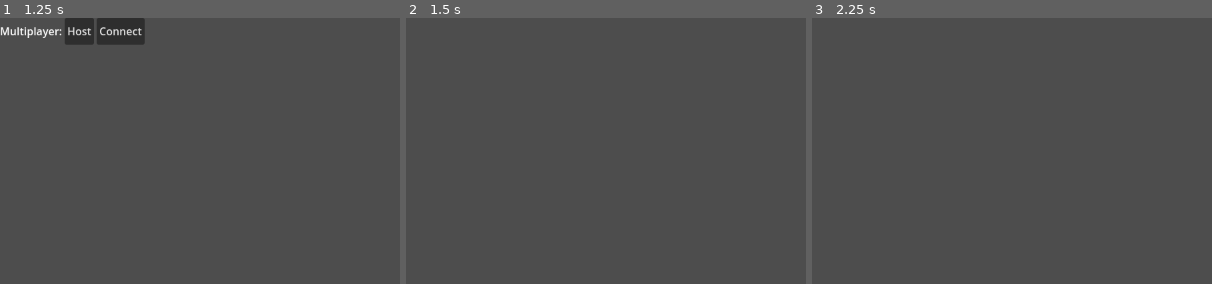
Above: before the commit, frames 1-3 (left to right).
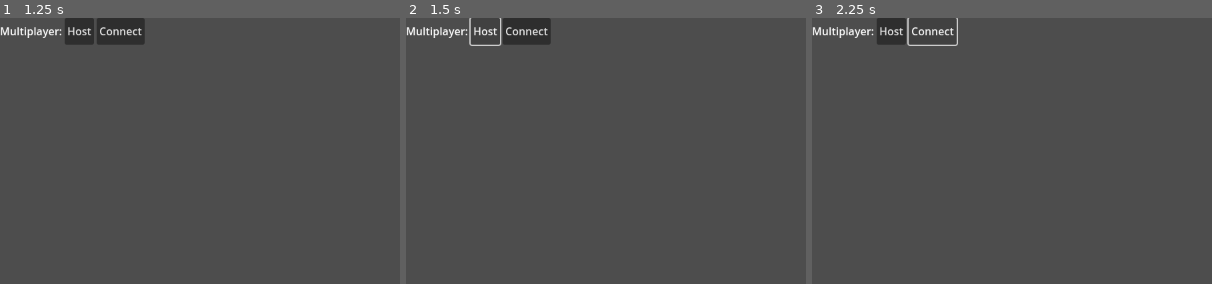
Above: after the commit, the same moments.

Repository: joemicmc/Survival
Game: Godot game, scene res://scenes/main.tscn
Two runs of this game, one before a commit and one after it. Both use one fixed random seed, a clock stepped at 60 frames per second and the inputs below.
Inputs (mouse positions are % of the whole screen's width and height, from its top left):
- Up to frame 1 (1.25 s): tap Enter at 0.5 s; hold Right (ui_right) from 0.53 s (still down)
- Up to frame 2 (1.5 s): release Right (ui_right) at 1.25 s; click "Host" at 1.25 s
- Up to frame 3 (2.25 s): click (15, 2) at 2 s, where only the run after the commit has a clickable "Connect"
The pictures show only the part of the screen within x 0-50%, y 0-50%; the shares and areas given below are measured in that part.

Frame 1 is identical in both runs. In frame 2, 1.6% of the frame differs, in the area x 0-36%, y 0-11%; in frame 3, 1.3%.

Commit message:
Tidied up some bits

Diff:
--- a/godot/entity/local_sync.gd
+++ /dev/null
@@ -1,2 +0,0 @@
-class_name LocalSync
-extends MultiplayerSynchronizer
--- /dev/null
+++ b/godot/entity/multiplayer_node.gd
@@ -0,0 +1,13 @@
+class_name MultiplayerNode
+extends Node
+
+func set_auth(id: int) -> void:
+	set_multiplayer_authority(id)
+
+func is_auth() -> bool:
+	if multiplayer.multiplayer_peer.get_connection_status() == MultiplayerPeer.CONNECTION_DISCONNECTED:
+		return false;
+	if is_multiplayer_authority():
+		return true
+	else:
+		return false
--- a/godot/entity/player.gd
+++ b/godot/entity/player.gd
@@ -1,5 +1,5 @@
 class_name Player
-extends Node
+extends MultiplayerNode
 
 const SPEED := 10.0
 
@@ -7,19 +7,27 @@
 @export var colour: Color
 
 @onready var sprite: Sprite2D = %Sprite2D
+@onready var camera: Camera2D = %Camera2D
+@onready var label: Label = %Label
 
-static func instance() -> Player:
-	return preload("res://entity/player.tscn").instantiate()
+static func instance(id: int) -> Player:
+	var player = preload("res://entity/player.tscn").instantiate()
+	player.name = str(id)
+	player.colour = Color(randf_range(0.25, 1), randf_range(0.25, 1), randf_range(0.25, 1))
+	return player
 
 func _enter_tree() -> void:
-	set_multiplayer_authority(name.to_int())
+	set_auth(name.to_int())
 
 func _ready() -> void:
 	sprite.modulate = colour
 	target_pos = sprite.position
+	if is_auth():
+		camera.make_current()
+		label.text = name
 
 func _process(delta: float) -> void:
-	if is_multiplayer_authority():
+	if is_auth():
 		var direction = Input.get_vector("ui_left", "ui_right", "ui_up", "ui_down")
 		if direction:
 			target_pos += direction * SPEED
--- a/godot/entity/player.tscn
+++ b/godot/entity/player.tscn
@@ -1,9 +1,8 @@
-[gd_scene load_steps=7 format=3 uid="uid://csuqnjmogevs5"]
+[gd_scene load_steps=6 format=3 uid="uid://bfxwax2ouvjxx"]
 
-[ext_resource type="Script" path="res://entity/player.gd" id="1_38uwd"]
+[ext_resource type="Script" path="res://entity/player.gd" id="1_ccgdw"]
 [ext_resource type="Texture2D" uid="uid://bol3njkjydtce" path="res://icon.svg" id="2_lv7je"]
 [ext_resource type="Script" path="res://entity/server_sync.gd" id="2_t1q7h"]
-[ext_resource type="Script" path="res://entity/local_sync.gd" id="3_0ukek"]
 
 [sub_resource type="SceneReplicationConfig" id="SceneReplicationConfig_yrppb"]
 properties/0/path = NodePath(".:colour")
@@ -19,17 +18,26 @@
 properties/0/sync = true
 
 [node name="Player" type="Node"]
-script = ExtResource("1_38uwd")
+script = ExtResource("1_ccgdw")
 
 [node name="ServerSync" type="MultiplayerSynchronizer" parent="."]
 replication_config = SubResource("SceneReplicationConfig_yrppb")
 script = ExtResource("2_t1q7h")
 
-[node name="LocalSync" type="MultiplayerSynchronizer" parent="."]
+[node name="ClientSync" type="MultiplayerSynchronizer" parent="."]
 replication_config = SubResource("SceneReplicationConfig_hqunn")
-script = ExtResource("3_0ukek")
 
 [node name="Sprite2D" type="Sprite2D" parent="."]
 unique_name_in_owner = true
-position = Vector2(600, 400)
 texture = ExtResource("2_lv7je")
+
+[node name="Camera2D" type="Camera2D" parent="Sprite2D"]
+unique_name_in_owner = true
+
+[node name="Label" type="Label" parent="Sprite2D/Camera2D"]
+unique_name_in_owner = true
+offset_left = -50.0
+offset_top = -90.0
+offset_right = 50.0
+offset_bottom = -64.0
+horizontal_alignment = 1
--- a/godot/entity/server_sync.gd
+++ b/godot/entity/server_sync.gd
@@ -1,5 +1,5 @@
 class_name ServerSync
-extends MultiplayerSynchronizer
+extends MultiplayerNode
 
 func _enter_tree() -> void:
-	set_multiplayer_authority(1)
+	set_auth(1)
--- a/godot/scenes/main.gd
+++ b/godot/scenes/main.gd
@@ -12,13 +12,11 @@
 func _ready() -> void:
 	host.pressed.connect(
 		func():
-			set_peer(true)
-			ui.hide())
+			set_peer(true))
 
 	connect.pressed.connect(
 		func():
-			set_peer(false)
-			ui.hide())
+			set_peer(false))
 
 	multiplayer.peer_connected.connect(
 		func(id: int):
@@ -30,6 +28,9 @@
 			if (multiplayer.is_server()):
 				remove_player(id))
 
+	multiplayer.server_disconnected.connect(
+		func():
+			ui.show())
 
 func set_peer(is_server: bool) -> void:
 	var peer = ENetMultiplayerPeer.new()
@@ -38,16 +39,15 @@
 	else:
 		peer.create_client(ADDRESS, PORT)
 	if peer.get_connection_status() == MultiplayerPeer.CONNECTION_DISCONNECTED:
+		OS.alert("Disconnected")
 		return
 	multiplayer.multiplayer_peer = peer
 	if is_server:
 		add_player(1)
+	ui.hide()
 
 func add_player(id: int) -> void:
-	var player = Player.instance()
-	player.name = str(id)
-	player.colour = Color(randf_range(0.25, 1), randf_range(0.25, 1), randf_range(0.25, 1))
-	multiplayer_spawner.add_child(player, true)
+	multiplayer_spawner.add_child(Player.instance(id), true)
 
 func remove_player(id: int) -> void:
 	if not multiplayer_spawner.has_node(str(id)):
Not shown, changed: godot/export_presets.cfg
Not shown, changed: godot/version.txt
